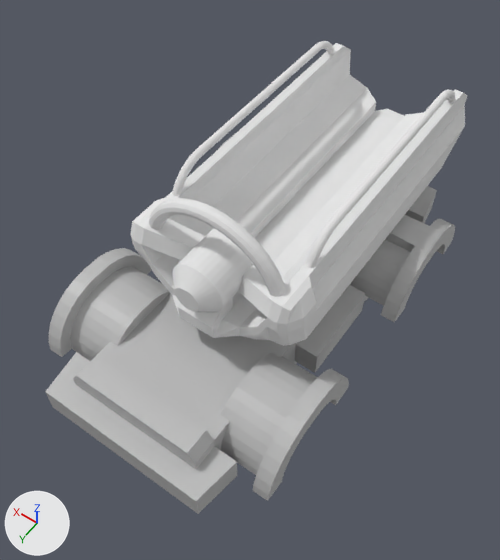
Renders of the Blender file Objects3D/lz4.blend from each side of a commit.
Before and after are seen from a 50 mm lens placed at (-30.5, 47.0, 79.6), pointed at (0.4, 3.7, 11.4). Every picture has the same lights, and +X, +Y and +Z are marked at lower left.

Objects in the first picture: 'chasis', 'lanzadera'.
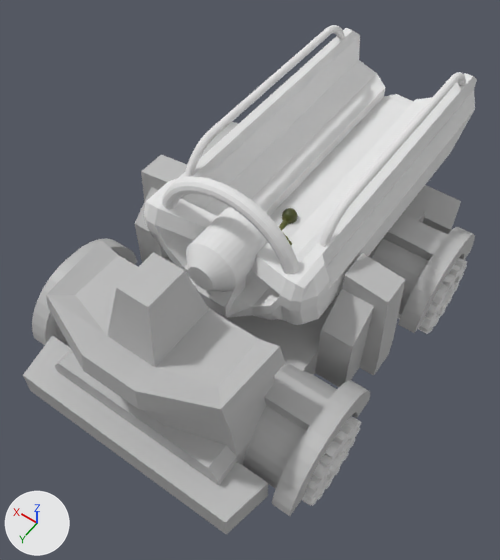
Edits to the bpy script that builds the scene:
```text
Change me_cube_001:
    used by ob_lanzadera; location = (0.0, -9.639, 11.52); scale = (9.64, 22.7, 3.02)
    remove me_cube_001.from_pydata(...)  # 1124 vertices, 1056 faces, 2 loose edges; spans x -1.19..1.19, y -1.02..1.12, z -0.22..6.2
    add me_cube_001.from_pydata(...)  # 1092 vertices, 1024 faces, 2 loose edges; spans x -11.5..11.5, y -23.16..25.34, z -0.65..18.69
    me_cube_001 part 9: the loose piece of 252 vertices spanning x 0.89..0.99, y -0.83..0.72, z 3.66..5.08 is scaled about its middle by (9.64, 22.7, 3.02), then moved by (8.11, -1.18, 8.82)
    me_cube_001 part 10: the loose piece of 252 vertices spanning x -0.99..-0.88, y -0.83..0.72, z 3.66..5.08 is scaled about its middle by (9.64, 22.7, 3.02), then moved by (-8.08, -1.18, 8.82)
    me_cube_001 part 11: the loose piece of 252 vertices spanning x -0.93..0.93, y 0.86..0.94, z 3.77..6.2 is scaled about its middle by (9.64, 22.7, 3.02), then moved by (0.0, 19.48, 10.05)
    me_cube_001 part 12: the loose piece of 176 vertices spanning x -1.19..1.19, y -1.02..1.07, z -0.22..3.97 is scaled about the mesh origin by (9.64, 22.7, 3.02)
    me_cube_001 part 13: a new loose piece of 160 vertices spanning x -3.35..3.35, y 15.26..25.34, z 6.02..12.72, in mat_material_001 (white #e7e7e7)
    me_cube_001 part 14: the loose piece of 192 vertices spanning x -0.35..0.35, y 0.67..1.12, z 2.0..4.22 is deleted
Change me_cube_002:
    used by ob_chasis; location = (0.0, 11.03, 0.554); scale = (0.795, 1.0, 1.0)
    remove me_cube_002.from_pydata(...)  # 875 vertices, 751 faces; spans x -20.5..20.7, y -37.3..18.1, z -0.4..13.6
    add me_cube_002.from_pydata(...)  # 1047 vertices, 924 faces; spans x -19.2..19.3, y -28.5..26.9, z -8.7..20.1
    me_cube_002 part 1: the loose piece of 76 vertices spanning x -14.8..14.8, y -37.3..18.1, z 0.8..11.8 is rebuilt with 232 vertices and now spans x -17.9..17.7, y -28.5..26.9, z -7.6..20.1
    me_cube_002 part 2: a new loose piece of 206 vertices spanning x 10.2..19.3, y 4.7..21.6, z -8.7..5.3, in mat_untitled (grey #bcbcbc)
    me_cube_002 part 3: a new loose piece of 206 vertices spanning x -19.2..-10.1, y 4.8..21.7, z -8.7..5.3, in mat_untitled (grey #bcbcbc)
    me_cube_002 part 4: a new loose piece of 202 vertices spanning x -19.2..-10.1, y -23.6..-6.7, z -8.7..5.3, in mat_untitled (grey #bcbcbc)
    me_cube_002 part 5: a new loose piece of 201 vertices spanning x 10.2..19.3, y -23.7..-6.8, z -8.7..5.3, in mat_untitled (grey #bcbcbc)
    me_cube_002 part 6: 202 vertices removed from x -20.5..-9.4, y -32.5..-15.6, z -0.4..13.6
    me_cube_002 part 7: 198 vertices removed from x 9.6..20.7, y -4.1..12.8, z -0.4..13.6
    me_cube_002 part 8: 198 vertices removed from x -20.5..-9.4, y -4.1..12.8, z -0.4..13.6
Change ob_lanzadera:
    ob_lanzadera.scale: (9.64, 22.7, 3.02) -> (1.0, 1.0, 1.0)
    add ob_lanzadera.parent = ob_rootlanzadera
    add ob_lanzadera.matrix_parent_inverse = Matrix(((1.0, 0.0, 0.0, 0.0), (0.0, 1.0, 0.0, -1.298), (0.0, 0.0, 1.0, -19.21), (0.0, 0.0, 0.0, 1.0)))
    ob_lanzadera.location: (0.0, -9.639, 11.52) -> (0.0, -12.07, 12.61)
Change ob_chasis:
    ob_chasis.scale: (0.795, 1.0, 1.0) -> (1.0, 1.0, 1.0)
    ob_chasis.location: (0.0, 11.03, 0.554) -> (0.0577, 2.16, 8.902)
Add ob_rootlanzadera:
    ob_rootlanzadera = bpy.data.objects.new('rootlanzadera', None)
    ob_rootlanzadera.parent = ob_chasis
    ob_rootlanzadera.location = (0.0, 1.298, 19.21)
Add ob_rueda1i:
    ob_rueda1i = bpy.data.objects.new('rueda1i', me_cylinder_014)  # 208 vertices, 178 faces; spans x -5.0..10.0, y -8.4..8.8, z -8.7..8.4; in mat_tkt3rueda_png (its picture is missing)
    ob_rueda1i.parent = ob_chasis
    ob_rueda1i.location = (-17.96, -13.09, 5.374)
    ob_rueda1i.scale = (0.393, 0.64, 0.64)
Add ob_rueda2i:
    ob_rueda2i = bpy.data.objects.new('rueda2i', me_cylinder_014.copy())
    ob_rueda2i.parent = ob_chasis
    ob_rueda2i.location = (-17.96, 15.35, 5.374)
    ob_rueda2i.scale = (0.393, 0.64, 0.64)
```

Location of each change, [x1, y1, x2, y2] in pixels of the pictures (500 x 560 px; the box of a moved part takes in the faces that stretch with it):
'chasis', reshaped, moved, rescaled (10% wider, 8% taller): before [45, 133, 455, 514]; after [23, 122, 475, 535]
'lanzadera', reshaped, moved, rescaled: before [131, 41, 467, 346]; after [144, 25, 477, 325]
'rueda2i', added: after [302, 416, 361, 506]
'rueda1i', added: after [398, 258, 467, 334]
'antena', now drawn: after [279, 208, 298, 245]
part 1 of me_cube_002, rebuilt (12% wider, 16% taller): before [45, 186, 437, 514]; after [23, 155, 461, 535]
part 2 of me_cube_002, added: after [32, 238, 137, 347]
part 3 of me_cube_002, added: after [243, 364, 370, 516]
part 4 of me_cube_002, added: after [372, 214, 475, 333]
part 5 of me_cube_002, added: after [187, 122, 238, 164]
part 6 of me_cube_002, deleted: before [351, 215, 455, 322]
part 7 of me_cube_002, deleted: before [49, 248, 170, 361]
part 8 of me_cube_002, deleted: before [220, 353, 349, 501]
part 9 of me_cube_001, moved or reshaped: before [172, 41, 335, 196]; after [185, 25, 345, 177]
part 10 of me_cube_001, moved or reshaped: before [306, 89, 455, 268]; after [319, 72, 466, 247]
part 11 of me_cube_001, moved or reshaped: before [148, 198, 286, 296]; after [162, 177, 299, 274]
part 12 of me_cube_001, moved or reshaped: before [131, 43, 467, 346]; after [144, 28, 477, 325]
part 13 of me_cube_001, added: after [186, 208, 268, 292]
part 14 of me_cube_001, deleted: before [173, 228, 253, 312]
